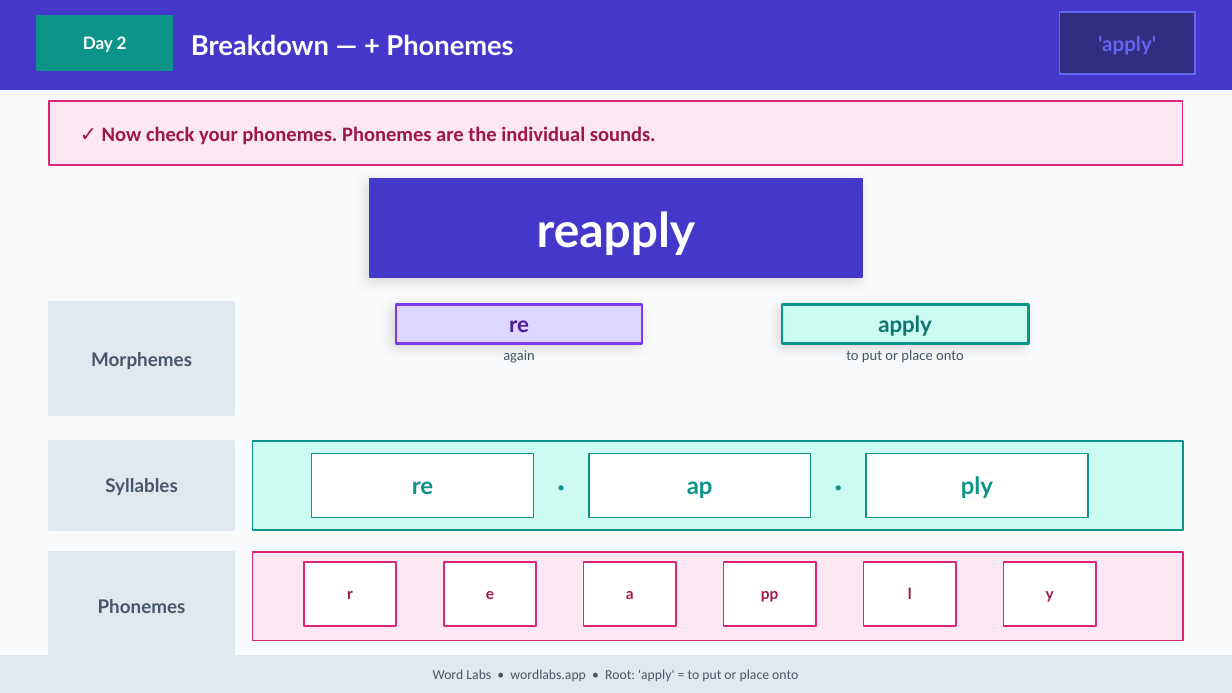
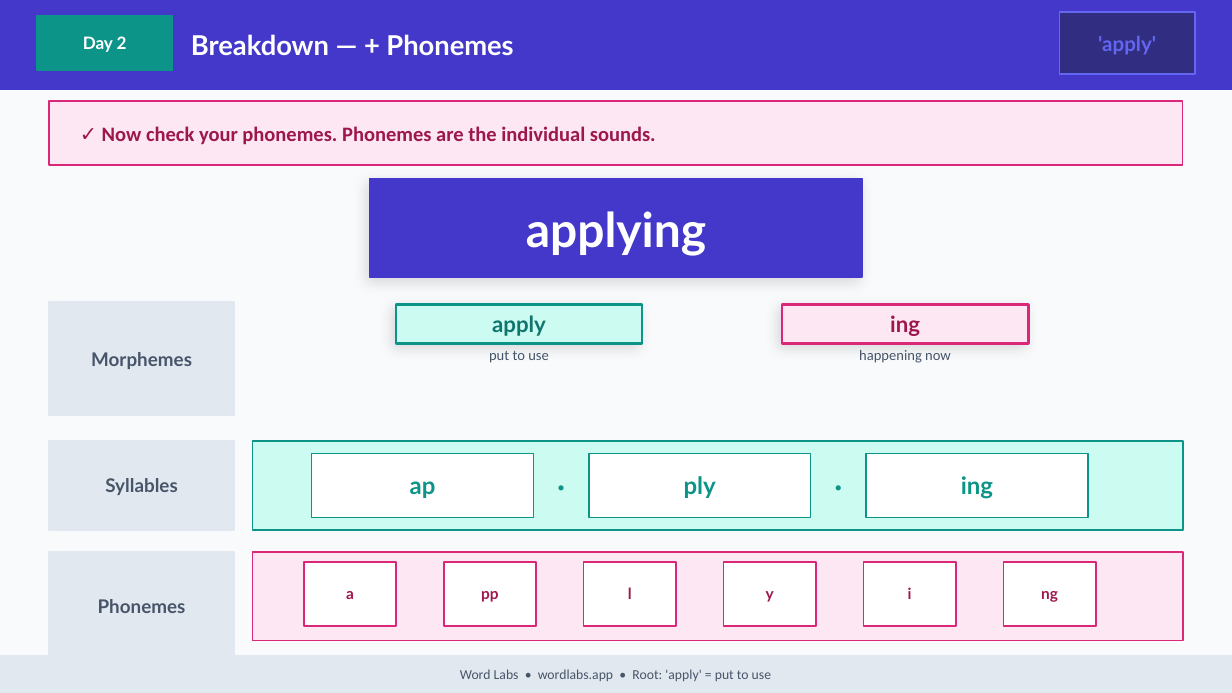
Before and after one commit to NickD135/morphology-builder, a slide deck: slide 16 of output/wordlabs-apply-3day.pptx. Drawn at 1232x693 pixels with LibreOffice and Linux fonts; fonts in the diff are those of the drawing. Boxes give left, top, right and bottom in pixels: in the first picture for what was removed or moved away, otherwise in the second. Text is boxed around its words. In the diff, an @@ line names an element or a change of style, - is before the commit and + after.

```diff
--- a/output/wordlabs-apply-3day.pptx
+++ b/output/wordlabs-apply-3day.pptx
@@ text at <box>526,211,706,256</box>: text changed @@
-reapply
+applying
@@ rectangle at <box>395,304,642,344</box>: fill #DDD6FE to #CCFBF1; outline #7C3AED 1.5 pt to #0D9488 1.5 pt @@
@@ text at <box>492,315,546,336</box>: text changed; text colour #4C1D95 to #0F766E @@
-re
+apply
@@ rectangle at <box>782,304,1029,344</box>: fill #CCFBF1 to #FCE7F3; outline #0D9488 1.5 pt to #DB2777 1.5 pt @@
@@ text at <box>890,315,920,336</box>: text changed; text colour #0F766E to #9D174D @@
-apply
+ing
@@ text at <box>489,351,549,363</box>: text changed @@
-again
+put to use
@@ text at <box>859,350,951,363</box>: text changed @@
-to put or place onto
+happening now
@@ text at <box>684,476,716,498</box>: text changed @@
-ap
+ply
@@ text at <box>961,476,993,499</box>: text changed @@
-ply
+ing
@@ text at <box>410,481,436,498</box>: text changed @@
-re
+ap
@@ text at <box>346,591,354,599</box>: text changed @@
-r
+a
@@ text at <box>481,591,499,602</box>: text changed @@
-e
+pp
@@ text at <box>628,587,632,599</box>: text changed @@
-a
+l
@@ text at <box>766,591,774,602</box>: text changed @@
-pp
+y
@@ text at <box>1041,591,1058,602</box>: text changed @@
-y
+ng
@@ text at <box>460,669,771,681</box>: text changed @@
-Word Labs • wordlabs.app • Root: 'apply' = to put or place onto
+Word Labs • wordlabs.app • Root: 'apply' = put to use
```
Also in this commit, not shown: 34 other slides changed, 4 other files.
